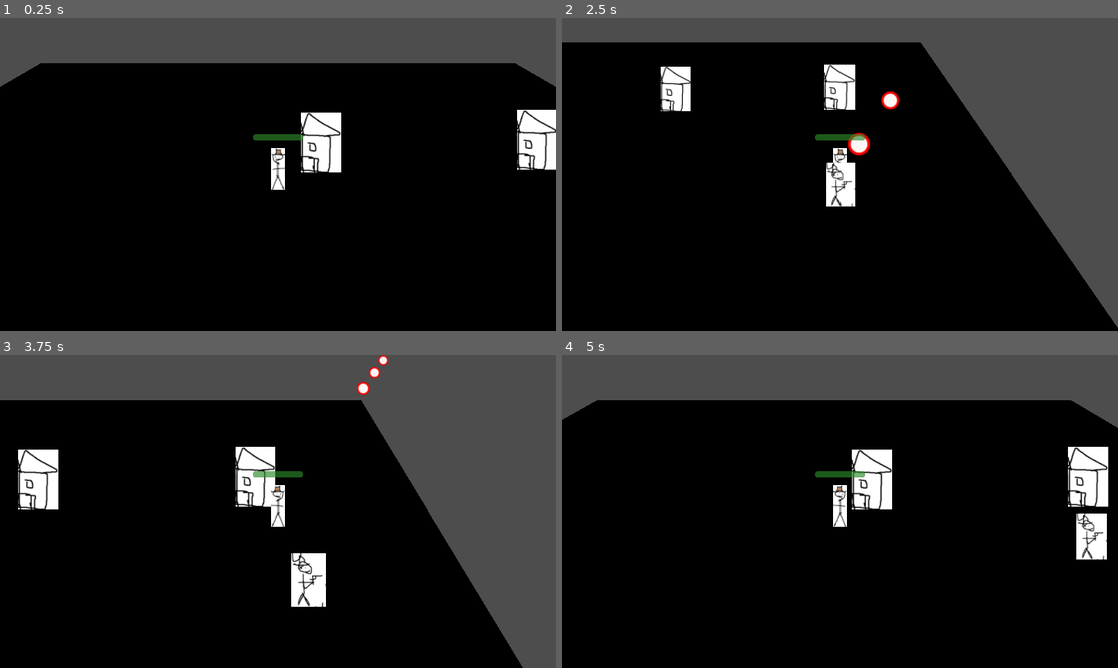
Above: before the commit, frames 1-4 (two rows, left to right).
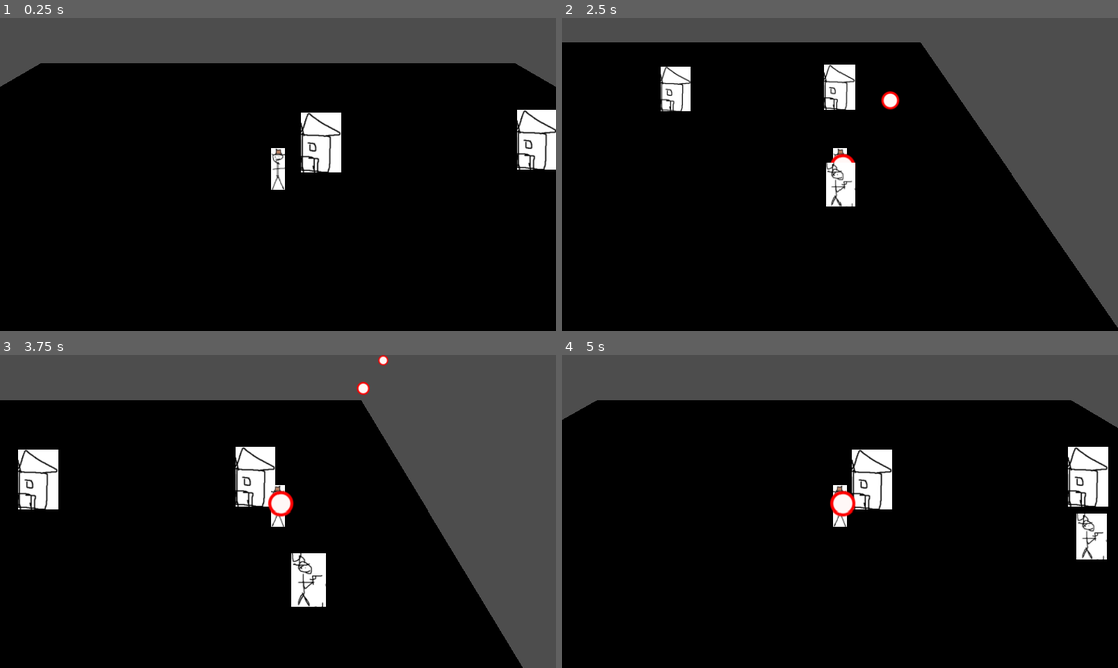
Above: after the commit, the same moments.

Repository: Tristan-Walker/2DTopDownWesternSurvivor
Game: Godot game, scene res://main.tscn
Two runs of this game, one before a commit and one after it. Both use one fixed random seed, a clock stepped at 60 frames per second and the inputs below.
Inputs (mouse positions are in pixels of both pictures, inside the frame that each line leads up to):
- Up to frame 1 (0.25 s): no input
- Up to frame 2 (2.5 s): tap Enter at 0.5 s; move the mouse to (962, 158) at 0.52 s; press the mouse at (962, 158) at 0.53 s; hold D (move_right) 0.53-1.28 s; move the mouse to (728, 190) at 1.27 s; release the mouse at (728, 190) at 1.28 s; hold S (move_down) 1.28-2.03 s; click (728, 190) at 1.35 s; move the mouse to (895, 105) at 2.02 s; press the mouse at (895, 105) at 2.03 s; hold D (move_right) from 2.03 s (still down)
- Up to frame 3 (3.75 s): move the mouse to (250, 574) at 2.77 s; release D (move_right) at 2.78 s; release the mouse at (250, 574) at 2.78 s; hold W (move_up) 2.78-3.53 s; click (250, 574) at 2.85 s; move the mouse to (444, 558) at 3.52 s; press the mouse at (444, 558) at 3.53 s; hold A (move_left) from 3.53 s (still down)
- Up to frame 4 (5 s): keep holding A (move_left); move the mouse to (673, 464) at 4.27 s; release the mouse at (673, 464) at 4.28 s; click (673, 464) at 4.35 s

The runs differ from the first frame. In frame 1, 0.2% of the frame differs, in the area x 45-55%, y 37-40%; in frame 2, 0.5%; in frame 3, 0.5%, in the area x 45-69%, y 3-52%; in frame 4, 0.4%.

Commit message:
Extract Player from main. Add Signal Bus.

Diff:
--- a/Inventory/inv_ui.gd
+++ b/Inventory/inv_ui.gd
@@ -14,7 +14,7 @@
 	for i in range(min(inv.slots.size(), slots.size())):
 		slots[i].update(inv.slots[i])
 
-func _process(delta: float) -> void:
+func _process(_delta: float) -> void:
 	if Input.is_action_just_pressed("inventory"):
 		toggle_visibility()
 
--- /dev/null
+++ b/SignalBus.gd
@@ -0,0 +1,6 @@
+extends Node
+
+# signal player_health_changed(new_health)
+signal ammo_updated(count)
+# signal enemy_defeated(points)
+signal player_died()
--- a/bullet.gd
+++ b/bullet.gd
@@ -14,7 +14,7 @@
 # Deactivates active bullet
 func deactivate():
 	self.hide()
-	self.process_mode = Node.PROCESS_MODE_DISABLED
+	set_deferred("process_mode", Node.PROCESS_MODE_DISABLED)
 
 func _physics_process(delta: float) -> void:
 	# Move the bullet in the direction it was fired
--- a/character_body_3d.gd
+++ b/character_body_3d.gd
@@ -1,13 +1,12 @@
 extends CharacterBody3D
-@export var bullet_scene: PackedScene
+@export var bullet_scene: PackedScene         # Import bullet scene
 
 var speed = 5.0                  # player speed
-@export var max_health: int = 100        # Maximum possible health of character.
+@export var max_health: int = 100             # Maximum possible health of character.
 var current_health := 100.0      # The health that the player currently has.
 var is_invincible: bool = false  # Is the character currently invincible?
-@export var i_frame_duration: float = 0.5 # Half a second of invincibility
-signal health_depleted           # call game over screen
-@onready var health_bar = $SubViewport/ProgressBar         # Load in health bar
+@export var i_frame_duration: float = 0.5     # Half a second of invincibility
+@onready var health_bar = $HealthBar/ProgressBar         # Load in health bar
 var fire_rate := 0.3             # bullet fire rate
 var fire_timer := 0.0            #
 var last_shoot_dir: Vector3 = Vector3.RIGHT   # Default direction
@@ -93,6 +92,7 @@
 	if bullet:
 		bullet.activate(global_position + Vector3(0, 0.5, 0), dir)
 		current_ammo -= 1
+		SignalBus.ammo_updated.emit(current_ammo)
 
 		if current_ammo <= 0:
 			start_reload()
@@ -109,7 +109,7 @@
 
 	# Did damage kill?
 	if current_health <= 0.0:
-		health_depleted.emit()
+		SignalBus.player_died.emit()
 	else:
 		start_i_frames()
 
--- a/main.gd
+++ b/main.gd
@@ -1,4 +1,9 @@
 extends Node3D
+
+func _ready():
+	# Connect the signal from the bus to a local function
+	SignalBus.player_died.connect(_on_player_health_depleted)
+	%GameOverScreen.hide() # Ensure it's hidden at start
 
 func _on_player_health_depleted() -> void:
 	%GameOverScreen.visible = true
--- a/main.tscn
+++ b/main.tscn
@@ -1,40 +1,13 @@
 [gd_scene format=3 uid="uid://d1k627sgou3di"]
 
-[ext_resource type="Script" uid="uid://bvktr8tyt8h1h" path="res://character_body_3d.gd" id="1_0xm2m"]
 [ext_resource type="Script" uid="uid://m0olggqixkkn" path="res://main.gd" id="1_kek77"]
-[ext_resource type="Texture2D" uid="uid://db4kkdcg616wq" path="res://GameWithTristan/Jebidiah Levideous.jpg" id="2_1bvp3"]
-[ext_resource type="PackedScene" uid="uid://lpwi414jmpl5" path="res://bullet.tscn" id="2_5vw27"]
-[ext_resource type="Script" uid="uid://dqqf38occa0jr" path="res://bullet_pool.gd" id="5_kek77"]
-[ext_resource type="Resource" uid="uid://b8hqysbit3348" path="res://Inventory/playerinv.tres" id="4_kek77"]
+[ext_resource type="PackedScene" uid="uid://c3w08jf7pnfj5" path="res://player.tscn" id="2_7mycd"]
 [ext_resource type="Script" uid="uid://chyybxqu7een1" path="res://enemy_spawner.gd" id="5_lquwl"]
 [ext_resource type="PackedScene" uid="uid://c7cd6i3sa71mb" path="res://enemy.tscn" id="6_7mycd"]
 [ext_resource type="PackedScene" uid="uid://ip106v34k67g" path="res://hut_building.tscn" id="7_272bh"]
 [ext_resource type="PackedScene" uid="uid://dwe6sw47pmg2c" path="res://in_game_ui.tscn" id="8_kek77"]
 
 [sub_resource type="PlaneMesh" id="PlaneMesh_0xm2m"]
-
-[sub_resource type="CylinderShape3D" id="CylinderShape3D_lquwl"]
-radius = 0.16064453
-
-[sub_resource type="CylinderShape3D" id="CylinderShape3D_5vw27"]
-radius = 0.17138672
-
-[sub_resource type="StyleBoxFlat" id="StyleBoxFlat_5vw27"]
-bg_color = Color(0.27450982, 0.27450982, 0.27450982, 0.3137255)
-corner_radius_top_left = 8
-corner_radius_top_right = 8
-corner_radius_bottom_right = 8
-corner_radius_bottom_left = 8
-
-[sub_resource type="StyleBoxFlat" id="StyleBoxFlat_kek77"]
-bg_color = Color(0.2627451, 1, 0.24705882, 0.49803922)
-corner_radius_top_left = 8
-corner_radius_top_right = 8
-corner_radius_bottom_right = 8
-corner_radius_bottom_left = 8
-
-[sub_resource type="ViewportTexture" id="ViewportTexture_4c57u"]
-viewport_path = NodePath("Player/SubViewport")
 
 [node name="Main" type="Node3D" unique_id=705217086]
 script = ExtResource("1_kek77")
@@ -44,59 +17,7 @@
 layers = 513
 mesh = SubResource("PlaneMesh_0xm2m")
 
-[node name="Player" type="CharacterBody3D" parent="." unique_id=1208040698 groups=["player"]]
-script = ExtResource("1_0xm2m")
-bullet_scene = ExtResource("2_5vw27")
-inv = ExtResource("4_kek77")
-
-[node name="Sprite3D" type="Sprite3D" parent="Player" unique_id=540387607]
-transform = Transform3D(0.5, 0, 0, 0, 0.5, 0, 0, 0, 0.5, 0, 0, 0)
-offset = Vector2(0, 90)
-billboard = 1
-texture = ExtResource("2_1bvp3")
-
-[node name="CollisionShape3D" type="CollisionShape3D" parent="Player" unique_id=1425293295]
-shape = SubResource("CylinderShape3D_lquwl")
-
-[node name="Hurtbox" type="Area3D" parent="Player" unique_id=2097676255]
-unique_name_in_owner = true
-collision_layer = 0
-collision_mask = 2
-
-[node name="CollisionShape3D" type="CollisionShape3D" parent="Player/Hurtbox" unique_id=1954837463]
-shape = SubResource("CylinderShape3D_5vw27")
-debug_color = Color(0.8205481, 0.106614836, 0.051989973, 0.41960785)
-
-[node name="Camera3D" type="Camera3D" parent="Player" unique_id=2097954543]
-transform = Transform3D(1, 0, 0, 0, 0.8660253, 0.50000024, 0, -0.50000024, 0.8660253, 0, 5, 8)
-fov = 40.0
-
-[node name="SubViewport" type="SubViewport" parent="Player" unique_id=1157296255]
-disable_3d = true
-transparent_bg = true
-size = Vector2i(200, 25)
-
-[node name="ProgressBar" type="ProgressBar" parent="Player/SubViewport" unique_id=997572853]
-unique_name_in_owner = true
-offset_right = 200.0
-offset_bottom = 25.0
-theme_override_styles/background = SubResource("StyleBoxFlat_5vw27")
-theme_override_styles/fill = SubResource("StyleBoxFlat_kek77")
-value = 100.0
-show_percentage = false
-
-[node name="HealthbarSprite3D" type="Sprite3D" parent="Player" unique_id=1462487643]
-transform = Transform3D(0.5, 0, 0, 0, 0.5, 0, 0, 0, 0.5, 0, 1.25, 0)
-billboard = 1
-texture = SubResource("ViewportTexture_4c57u")
-
-[node name="ShotTimer" type="Timer" parent="Player" unique_id=96856578]
-wait_time = 0.3
-one_shot = true
-
-[node name="BulletPool" type="Node3D" parent="Player" unique_id=1755980397]
-script = ExtResource("5_kek77")
-bullet_scene = ExtResource("2_5vw27")
+[node name="Player" parent="." unique_id=1362463066 instance=ExtResource("2_7mycd")]
 
 [node name="EnemySpawner" type="Node3D" parent="." unique_id=1823574857]
 script = ExtResource("5_lquwl")
@@ -149,5 +70,4 @@
 offset_right = 7.0
 offset_bottom = 3.0
 
-[connection signal="health_depleted" from="Player" to="." method="_on_player_health_depleted"]
 [connection signal="timeout" from="EnemySpawner/Timer" to="EnemySpawner" method="_on_timer_timeout"]
--- /dev/null
+++ b/player.tscn
@@ -0,0 +1,84 @@
+[gd_scene format=3 uid="uid://c3w08jf7pnfj5"]
+
+[ext_resource type="Script" uid="uid://bvktr8tyt8h1h" path="res://character_body_3d.gd" id="1_i3pqv"]
+[ext_resource type="PackedScene" uid="uid://lpwi414jmpl5" path="res://bullet.tscn" id="2_hqtel"]
+[ext_resource type="Resource" uid="uid://b8hqysbit3348" path="res://Inventory/playerinv.tres" id="3_2hs0m"]
+[ext_resource type="Texture2D" uid="uid://db4kkdcg616wq" path="res://GameWithTristan/Jebidiah Levideous.jpg" id="3_sweqy"]
+[ext_resource type="Script" uid="uid://dqqf38occa0jr" path="res://bullet_pool.gd" id="5_1jxqw"]
+
+[sub_resource type="CylinderShape3D" id="CylinderShape3D_lquwl"]
+radius = 0.16064453
+
+[sub_resource type="CylinderShape3D" id="CylinderShape3D_5vw27"]
+radius = 0.17138672
+
+[sub_resource type="StyleBoxFlat" id="StyleBoxFlat_5vw27"]
+bg_color = Color(0.27450982, 0.27450982, 0.27450982, 0.3137255)
+corner_radius_top_left = 8
+corner_radius_top_right = 8
+corner_radius_bottom_right = 8
+corner_radius_bottom_left = 8
+
+[sub_resource type="StyleBoxFlat" id="StyleBoxFlat_kek77"]
+bg_color = Color(0.2627451, 1, 0.24705882, 0.49803922)
+corner_radius_top_left = 8
+corner_radius_top_right = 8
+corner_radius_bottom_right = 8
+corner_radius_bottom_left = 8
+
+[sub_resource type="ViewportTexture" id="ViewportTexture_4c57u"]
+viewport_path = NodePath("Player/SubViewport")
+
+[node name="Player" type="CharacterBody3D" unique_id=1362463066 groups=["player"]]
+script = ExtResource("1_i3pqv")
+bullet_scene = ExtResource("2_hqtel")
+inv = ExtResource("3_2hs0m")
+
+[node name="Sprite3D" type="Sprite3D" parent="." unique_id=1592352513]
+transform = Transform3D(0.5, 0, 0, 0, 0.5, 0, 0, 0, 0.5, 0, 0, 0)
+offset = Vector2(0, 90)
+billboard = 1
+texture = ExtResource("3_sweqy")
+
+[node name="CollisionShape3D" type="CollisionShape3D" parent="." unique_id=1630969496]
+shape = SubResource("CylinderShape3D_lquwl")
+
+[node name="Hurtbox" type="Area3D" parent="." unique_id=80682292]
+unique_name_in_owner = true
+collision_layer = 0
+collision_mask = 2
+
+[node name="CollisionShape3D" type="CollisionShape3D" parent="Hurtbox" unique_id=824017569]
+shape = SubResource("CylinderShape3D_5vw27")
+debug_color = Color(0.8205481, 0.106614836, 0.051989973, 0.41960785)
+
+[node name="Camera3D" type="Camera3D" parent="." unique_id=898087355]
+transform = Transform3D(1, 0, 0, 0, 0.8660253, 0.50000024, 0, -0.50000024, 0.8660253, 0, 5, 8)
+fov = 40.0
+
+[node name="HealthBar" type="SubViewport" parent="." unique_id=942484087]
+disable_3d = true
+transparent_bg = true
+size = Vector2i(200, 25)
+
+[node name="ProgressBar" type="ProgressBar" parent="HealthBar" unique_id=1411983278]
+unique_name_in_owner = true
+offset_right = 200.0
+offset_bottom = 25.0
+theme_override_styles/background = SubResource("StyleBoxFlat_5vw27")
+theme_override_styles/fill = SubResource("StyleBoxFlat_kek77")
+value = 100.0
+show_percentage = false
+
+[node name="HealthbarSprite3D" type="Sprite3D" parent="." unique_id=834068249]
+transform = Transform3D(0.5, 0, 0, 0, 0.5, 0, 0, 0, 0.5, 0, 1.25, 0)
+billboard = 1
+texture = SubResource("ViewportTexture_4c57u")
+
+[node name="ShotTimer" type="Timer" parent="." unique_id=713234379]
+wait_time = 0.3
+one_shot = true
+
+[node name="BulletPool" type="Node3D" parent="." unique_id=1343988770]
+script = ExtResource("5_1jxqw")
+bullet_scene = ExtResource("2_hqtel")
--- a/project.godot
+++ b/project.godot
@@ -18,6 +18,10 @@
 run/main_scene="uid://d1k627sgou3di"
 config/features=PackedStringArray("4.6", "Forward Plus")
 config/icon="res://icon.svg"
+
+[autoload]
+
+SignalBus="*uid://byvvy8pyb3u5y"
 
 [display]
 
@@ -78,6 +82,26 @@
 "events": [Object(InputEventKey,"resource_local_to_scene":false,"resource_name":"","device":-1,"window_id":0,"alt_press …(192 unchanged characters)…
 ]
 }
+shoot_left={
+"deadzone": 0.5,
+"events": [Object(InputEventKey,"resource_local_to_scene":false,"resource_name":"","device":-1,"window_id":0,"alt_pressed":false,"shift_pressed":false,"ctrl_pressed":false,"meta_pressed":false,"pressed":false,"keycode":0,"physical_keycode":4194319,"key_label":0,"unicode":0,"location":0,"echo":false,"script":null)
+]
+}
+shoot_right={
+"deadzone": 0.5,
+"events": [Object(InputEventKey,"resource_local_to_scene":false,"resource_name":"","device":-1,"window_id":0,"alt_pressed":false,"shift_pressed":false,"ctrl_pressed":false,"meta_pressed":false,"pressed":false,"keycode":0,"physical_keycode":4194321,"key_label":0,"unicode":0,"location":0,"echo":false,"script":null)
+]
+}
+shoot_up={
+"deadzone": 0.5,
+"events": [Object(InputEventKey,"resource_local_to_scene":false,"resource_name":"","device":-1,"window_id":0,"alt_pressed":false,"shift_pressed":false,"ctrl_pressed":false,"meta_pressed":false,"pressed":false,"keycode":0,"physical_keycode":4194320,"key_label":0,"unicode":0,"location":0,"echo":false,"script":null)
+]
+}
+shoot_down={
+"deadzone": 0.5,
+"events": [Object(InputEventKey,"resource_local_to_scene":false,"resource_name":"","device":-1,"window_id":0,"alt_pressed":false,"shift_pressed":false,"ctrl_pressed":false,"meta_pressed":false,"pressed":false,"keycode":0,"physical_keycode":4194322,"key_label":0,"unicode":0,"location":0,"echo":false,"script":null)
+]
+}
 pause={
 "deadzone": 0.5,
 "events": [Object(InputEventKey,"resource_local_to_scene":false,"resource_name":"","device":-1,"window_id":0,"alt_press …(195 unchanged characters)…
Not shown: 1 places in Inventory/playerinv.tres that only renumber resources
Not shown, added: SignalBus.gd.uid
